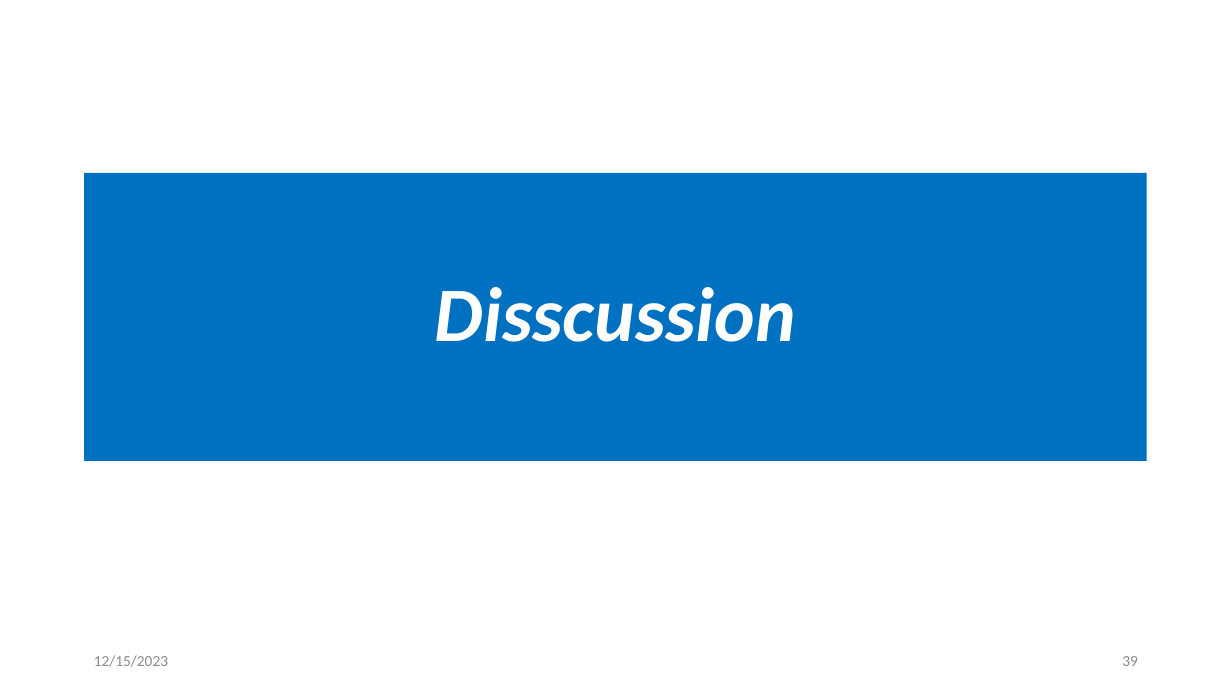
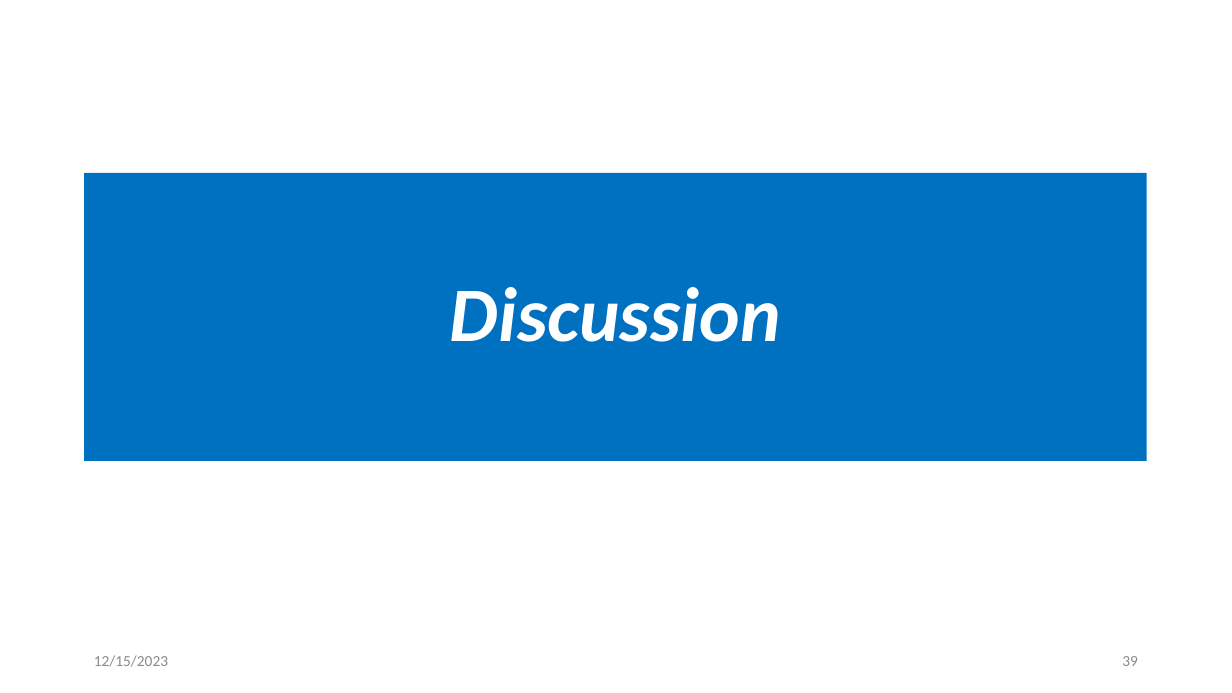
Before and after one commit to OmarAmer01/DCSK, a slide deck: slide 39 of docs/Presentation/main.pptx. Drawn at 1232x693 pixels with LibreOffice and Linux fonts; fonts in the diff are those of the drawing. Boxes give left, top, right and bottom in pixels: in the first picture for what was removed or moved away, otherwise in the second. Text is boxed around its words. In the diff, an @@ line names an element or a change of style, - is before the commit and + after.

```diff
--- a/docs/Presentation/main.pptx
+++ b/docs/Presentation/main.pptx
@@ title at (450,287,781,342): text changed @@
-Disscussion
+Discussion
```
Also in this commit, not shown: 12 other slides changed.
